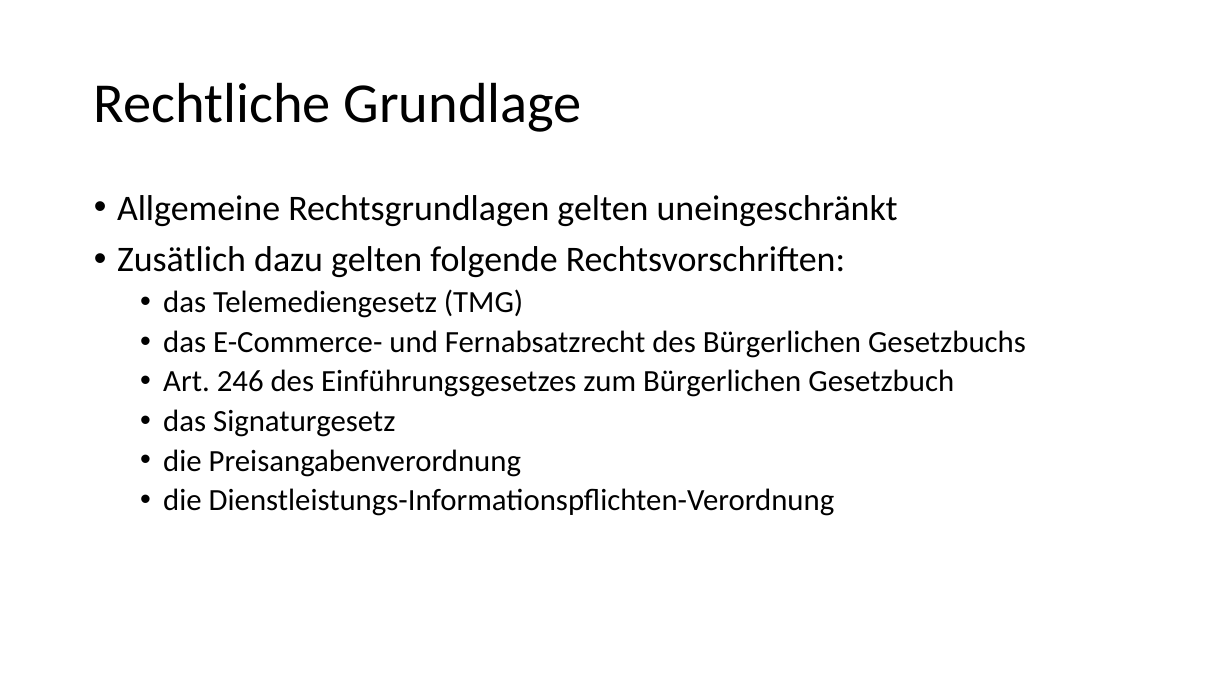
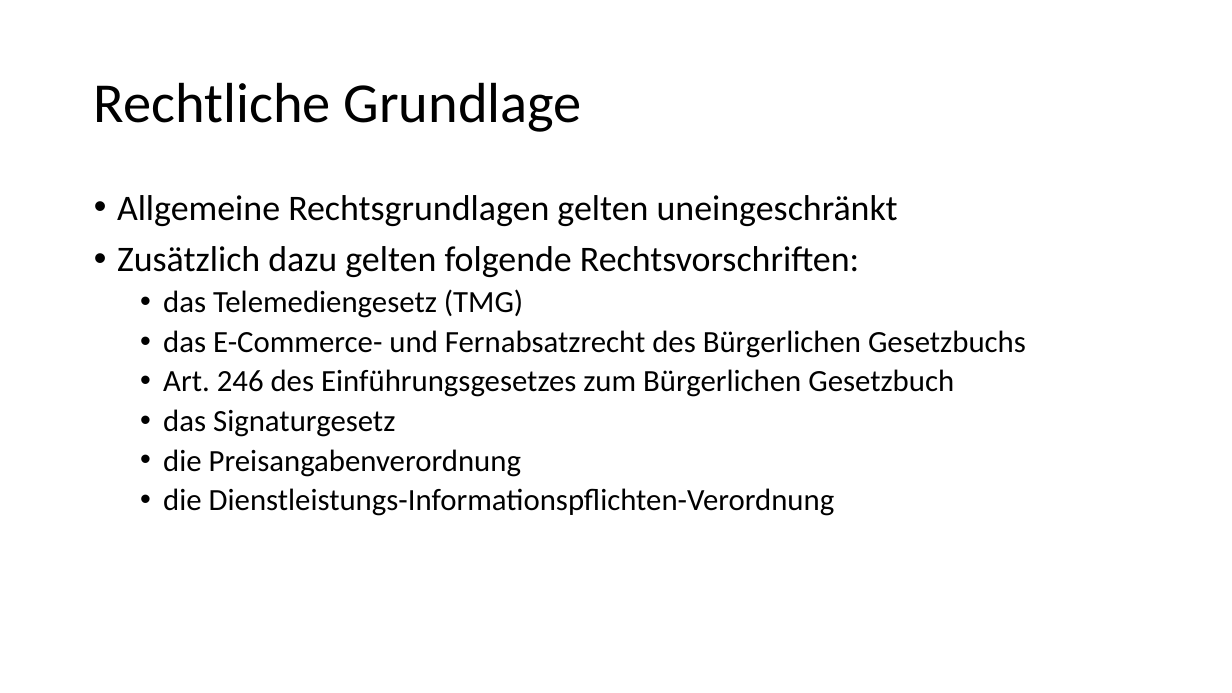
Before and after one commit to BenniGER/homework, a slide deck: slide 7 of e-commerce1.pptx. Drawn at 1232x693 pixels with LibreOffice and Linux fonts; fonts in the diff are those of the drawing. Boxes give left, top, right and bottom in pixels: in the first picture for what was removed or moved away, otherwise in the second. Text is boxed around its words. In the diff, an @@ line names an element or a change of style, - is before the commit and + after.

```diff
--- a/e-commerce1.pptx
+++ b/e-commerce1.pptx
@@ text at (x1=117, y1=246, x2=859, y2=277): text changed @@
-• Zusätlich dazu gelten folgende Rechtsvorschriften:
+• Zusätzlich dazu gelten folgende Rechtsvorschriften:
```
Also in this commit, not shown: 7 other slides changed.
